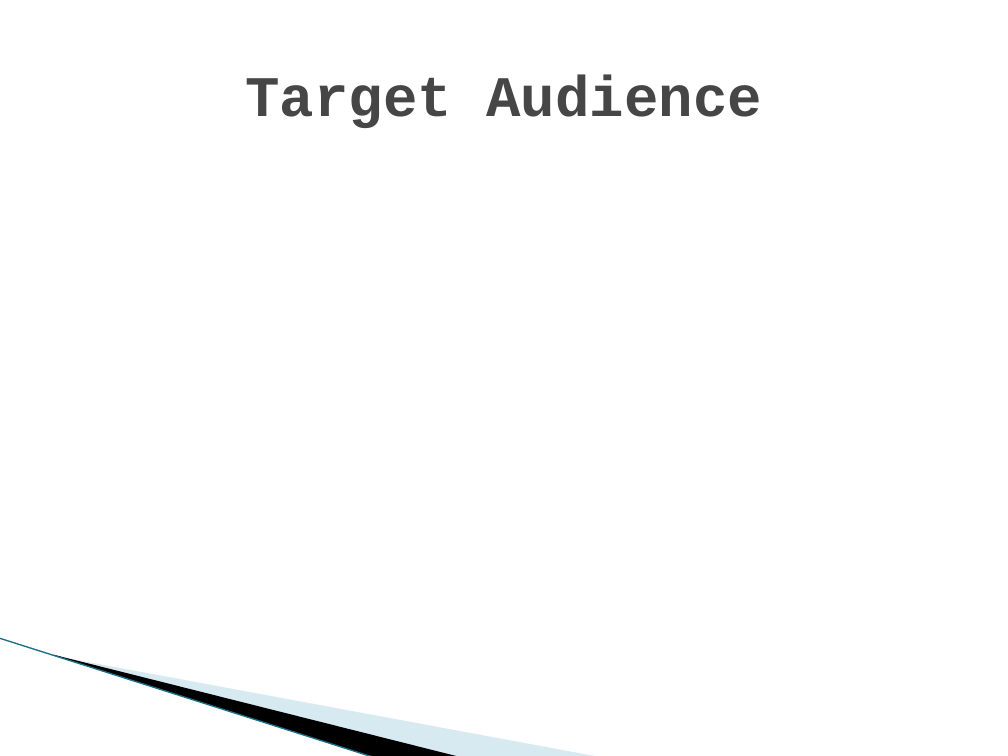
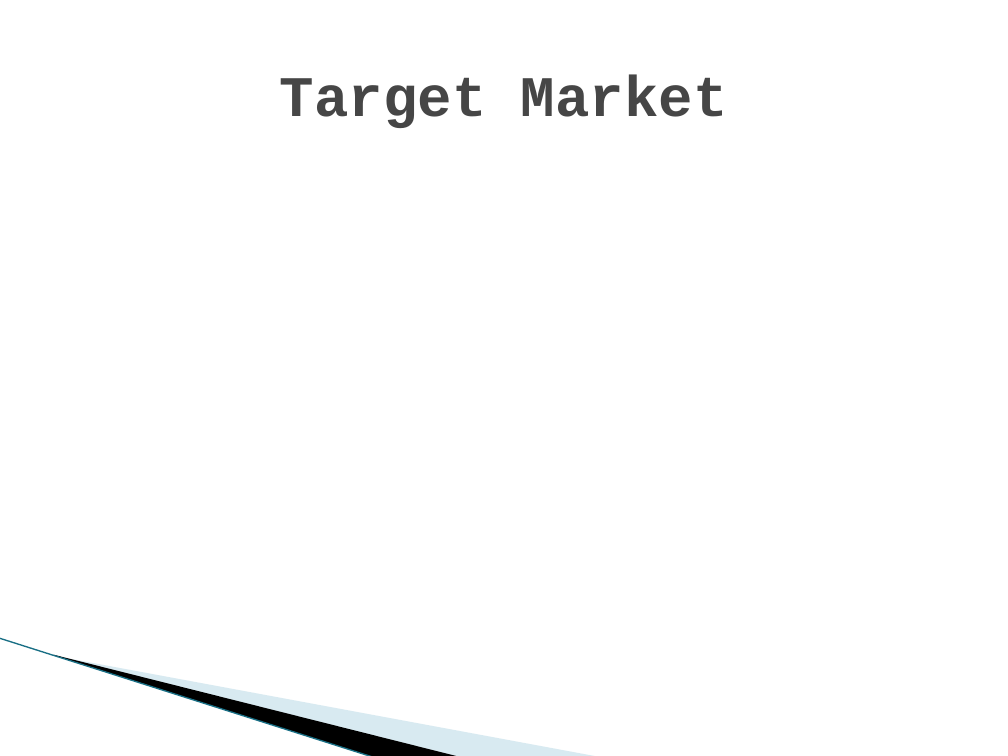
Before and after one commit to UoSGamesGroups/first-semester-l4-5-group-16, a slide deck: slide 5 of Presentations/First Pres.pptx (slide 3 before the commit). Drawn at 1008x756 pixels with LibreOffice and Linux fonts; fonts in the diff are those of the drawing; background and template pictures are left out. Boxes give left, top, right and bottom in pixels: in the first picture for what was removed or moved away, otherwise in the second. Text is boxed around its words. In the diff, an @@ line names an element or a change of style, - is before the commit and + after.

```diff
--- a/Presentations/First Pres.pptx
+++ b/Presentations/First Pres.pptx
@@ title at [280,74,728,128]: text changed @@
-Target Audience
+Target Market
```
Also in this commit, not shown: 1 other slide changed, 4 slides added, 3 slides removed.
